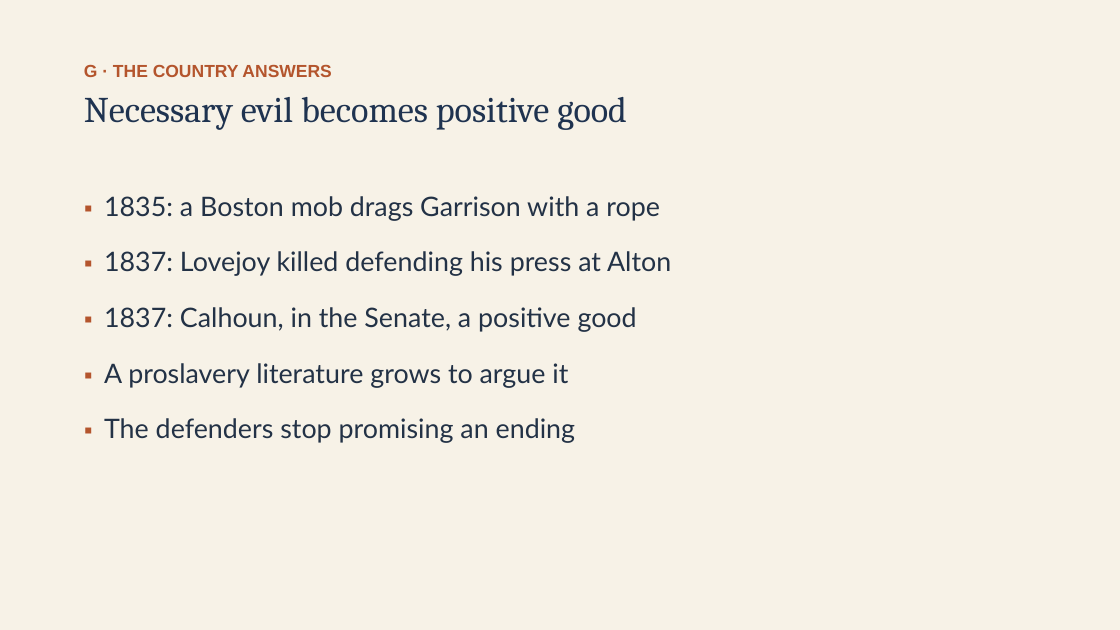
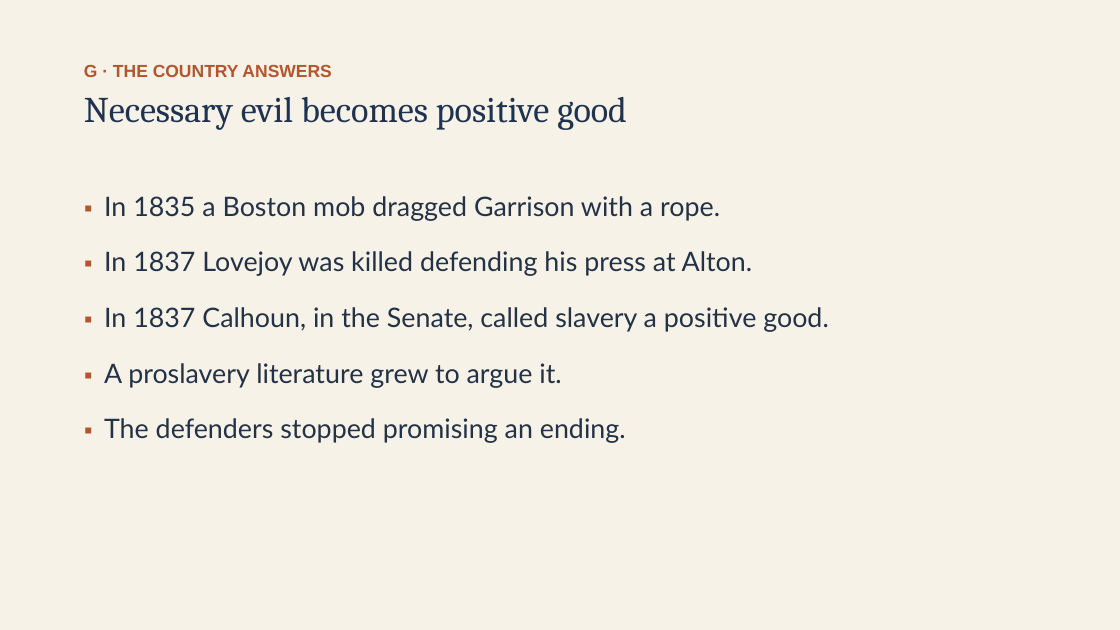
Before and after one commit to ab17gthb/humanities-curriculum-group, a slide deck: slide 21 of jackson-reform/lesson-07/lesson-07-slides.pptx. Drawn at 1120x630 pixels with LibreOffice and Linux fonts; fonts in the diff are those of the drawing. Boxes give left, top, right and bottom in pixels: in the first picture for what was removed or moved away, otherwise in the second. Text is boxed around its words. In the diff, an @@ line names an element or a change of style, - is before the commit and + after.

```diff
--- a/jackson-reform/lesson-07/lesson-07-slides.pptx
+++ b/jackson-reform/lesson-07/lesson-07-slides.pptx
@@ text at box(104, 196, 829, 443): text changed @@
-▪ 1835: a Boston mob drags Garrison with a rope
-▪ 1837: Lovejoy killed defending his press at Alton
-▪ 1837: Calhoun, in the Senate, a positive good
-▪ A proslavery literature grows to argue it
-▪ The defenders stop promising an ending
+▪ In 1835 a Boston mob dragged Garrison with a rope.
+▪ In 1837 Lovejoy was killed defending his press at Alton.
+▪ In 1837 Calhoun, in the Senate, called slavery a positive good.
+▪ A proslavery literature grew to argue it.
+▪ The defenders stopped promising an ending.
```
Also in this commit, not shown: 7 other slides changed, 6 other files.
